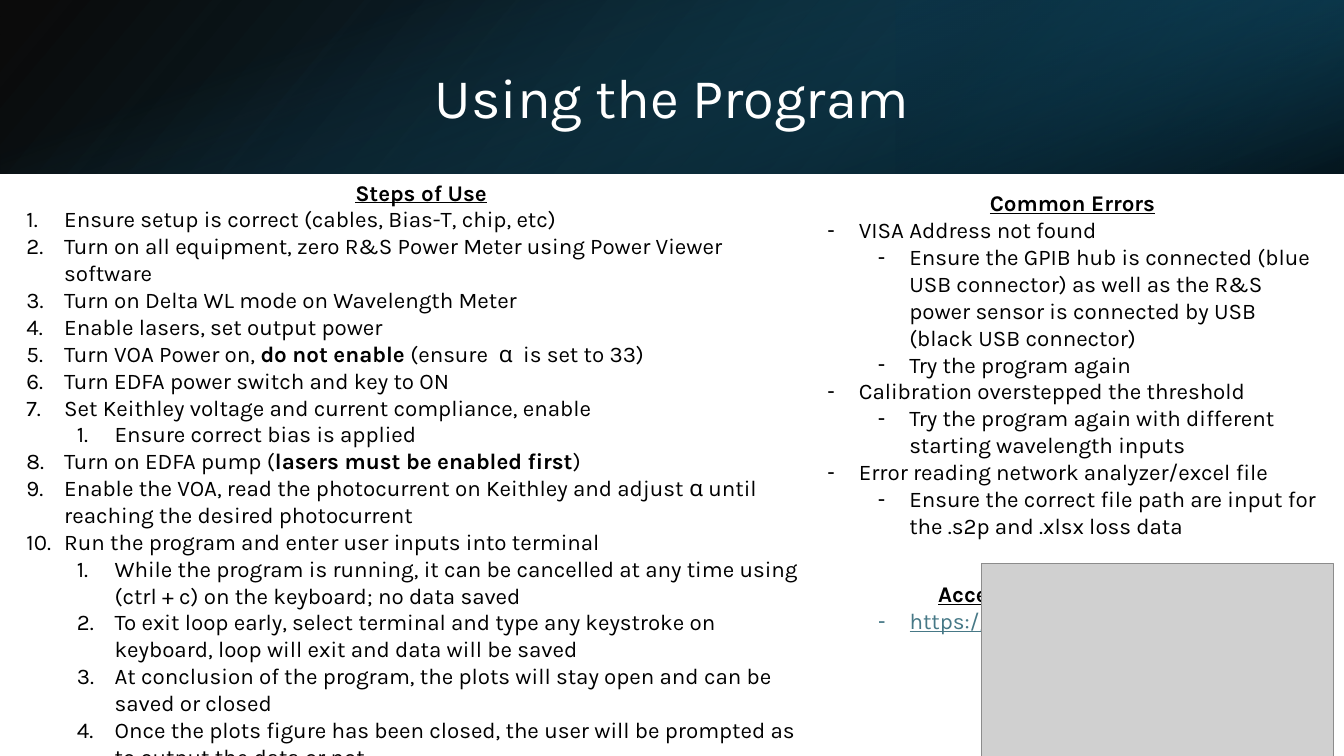
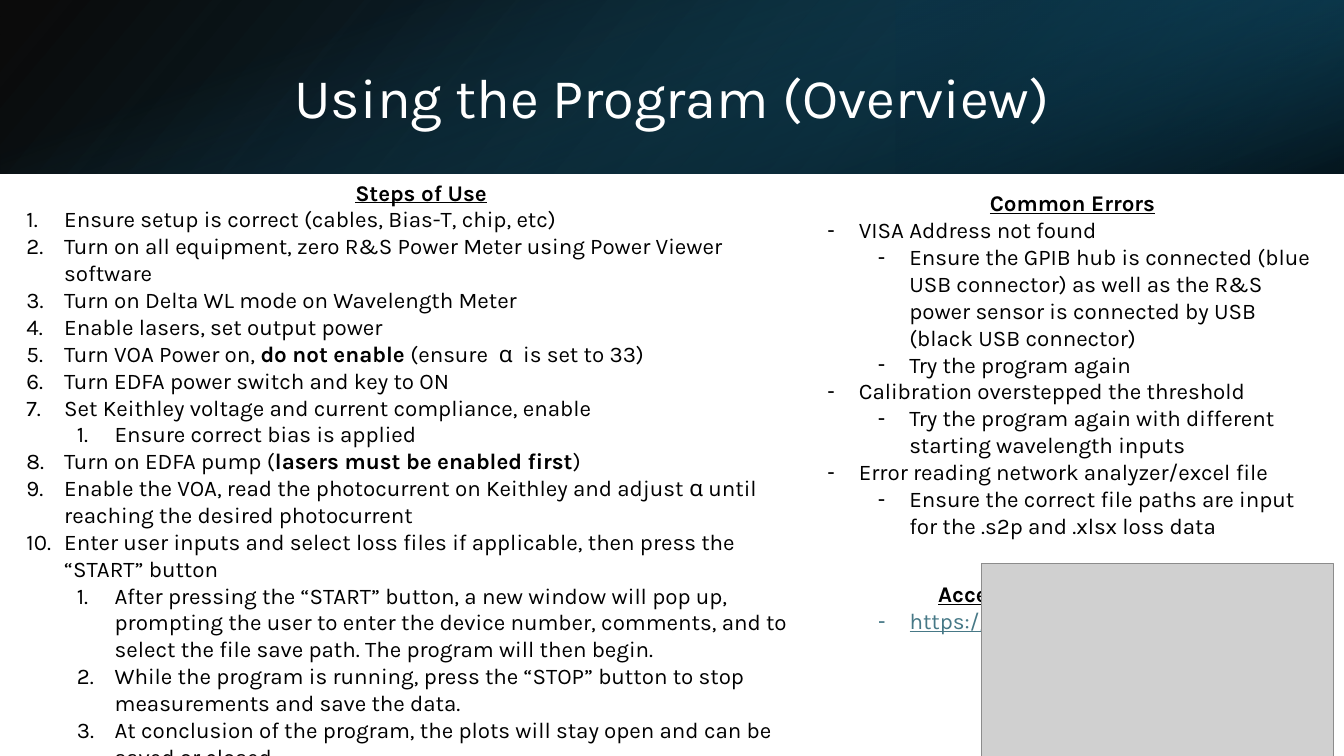
Before and after one commit to axx2xu/heterodyne, a slide deck: slide 7 of Python Heterodyne Measurement Automation Slides.pptx (slide 11 before the commit). Drawn at 1344x756 pixels with LibreOffice and Linux fonts; fonts in the diff are those of the drawing; grey boxes stand for pictures. Boxes give left, top, right and bottom in pixels: in the first picture for what was removed or moved away, otherwise in the second. Text is boxed around its words. In the diff, an @@ line names an element or a change of style, - is before the commit and + after.

```diff
--- a/Python Heterodyne Measurement Automation Slides.pptx
+++ b/Python Heterodyne Measurement Automation Slides.pptx
@@ title at bbox=[294, 77, 1049, 131]: text changed @@
-Using the Program
+Using the Program (Overview)
@@ text at bbox=[909, 491, 1294, 540]: text changed @@
-  – Ensure the correct file path are input for the .s2p and .xlsx loss data
+  – Ensure the correct file paths are input for the .s2p and .xlsx loss data
@@ text at bbox=[64, 534, 787, 744]: text changed @@
-10. Run the program and enter user inputs into terminal
-  1. While the program is running, it can be cancelled at any time using (ctrl + c) on the keyboard; no data saved
-  2. To exit loop early, select terminal and type any keystroke on keyboard, loop will exit and data will be saved
-  3. At conclusion of the program, the plots will stay open and can be saved or closed
-  4. Once the plots figure has been closed, the user will be prompted as to output the data or not
+10. Enter user inputs and select loss files if applicable, then press the “START” button
+  1. After pressing the “START” button, a new window will pop up, prompting the user to enter the device number, comments, and to select the file save path. The program will then begin.
+  2. While the program is running, press the “STOP” button to stop measurements and save the data.
+  3. At conclusion of the program, the plots will stay open and can be saved or closed.
```
Also in this commit, not shown: 7 other slides changed, 4 slides added, 1 slide removed, 10 other files.
